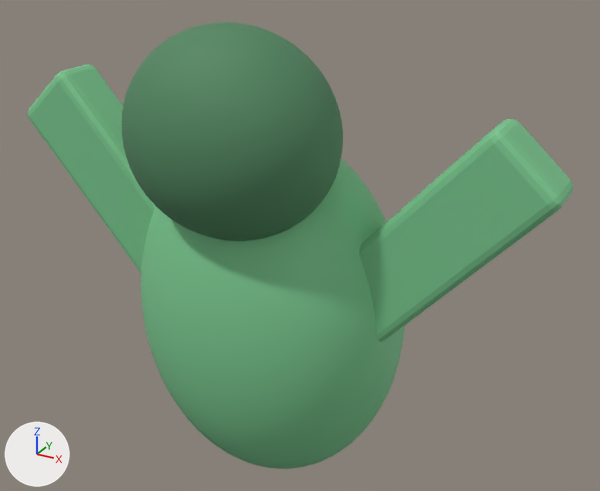
A saved change to the glTF model assets/3d/generated/monsters/monster_Mantis.glb.
Before and after are seen from a camera (50 mm lens) standing at (1.162, -1.923, 2.08) and looking at (0.09, 0.025, 1.106). Arrows for +X, +Y and +Z are at lower left; the lights stay in place. The first picture is the older version. Where no turn or scale is listed for an object, it has been applied to the vertices.

In view in the first picture: 'Head', 'ScytheArm', 'ScytheArm.001', 'Thorax'.
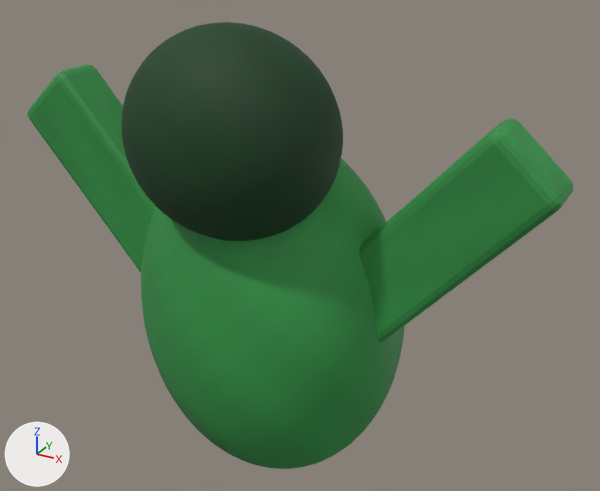
Where the change shows, as pixel boxes (x1, y1, x2, y2) in the pictures (600 x 491 px):
'Thorax', surface changed (darker): (141, 158, 405, 469) in both
'Head', surface changed (darker): (122, 22, 343, 241) in both
'ScytheArm.001', surface changed (darker): (359, 119, 573, 342) in both
'ScytheArm', surface changed (darker): (27, 64, 156, 273) in both

What changed in the scene script:
```text
Add img_hw_bc_e37491a94631:
    img_hw_bc_e37491a94631 = load_image('HW_BC_e37491a94631', '_unpacked/HW_BC_e37491a94631', 256, 256, 'sRGB')
Add img_hw_bc_e37491a94631_roughness:
    img_hw_bc_e37491a94631_roughness = load_image('HW_BC_e37491a94631_Roughness', '_unpacked/HW_BC_e37491a94631_Roughness', 256, 256, 'Non-Color')
Add img_hw_bc_9dec0e0acb94_roughness:
    img_hw_bc_9dec0e0acb94_roughness = load_image('HW_BC_9dec0e0acb94_Roughness', '_unpacked/HW_BC_9dec0e0acb94_Roughness', 256, 256, 'Non-Color')
Add img_hw_bc_9dec0e0acb94:
    img_hw_bc_9dec0e0acb94 = load_image('HW_BC_9dec0e0acb94', '_unpacked/HW_BC_9dec0e0acb94', 256, 256, 'sRGB')
Change mat_mantis_dark:
    remove # nodes: BsdfPrincipled, OutputMaterial
    remove # colours: green #528760
    nodes: BsdfPrincipled, Math, OutputMaterial, SeparateColor, TexImage x2
    uses the picture img_hw_bc_9dec0e0acb94
    uses the picture img_hw_bc_9dec0e0acb94_roughness
Change mat_mantis_body:
    remove # nodes: BsdfPrincipled, OutputMaterial
    remove # colours: green #7cc890
    nodes: BsdfPrincipled, Math, OutputMaterial, SeparateColor, TexImage x2
    uses the picture img_hw_bc_e37491a94631
    uses the picture img_hw_bc_e37491a94631_roughness
```
